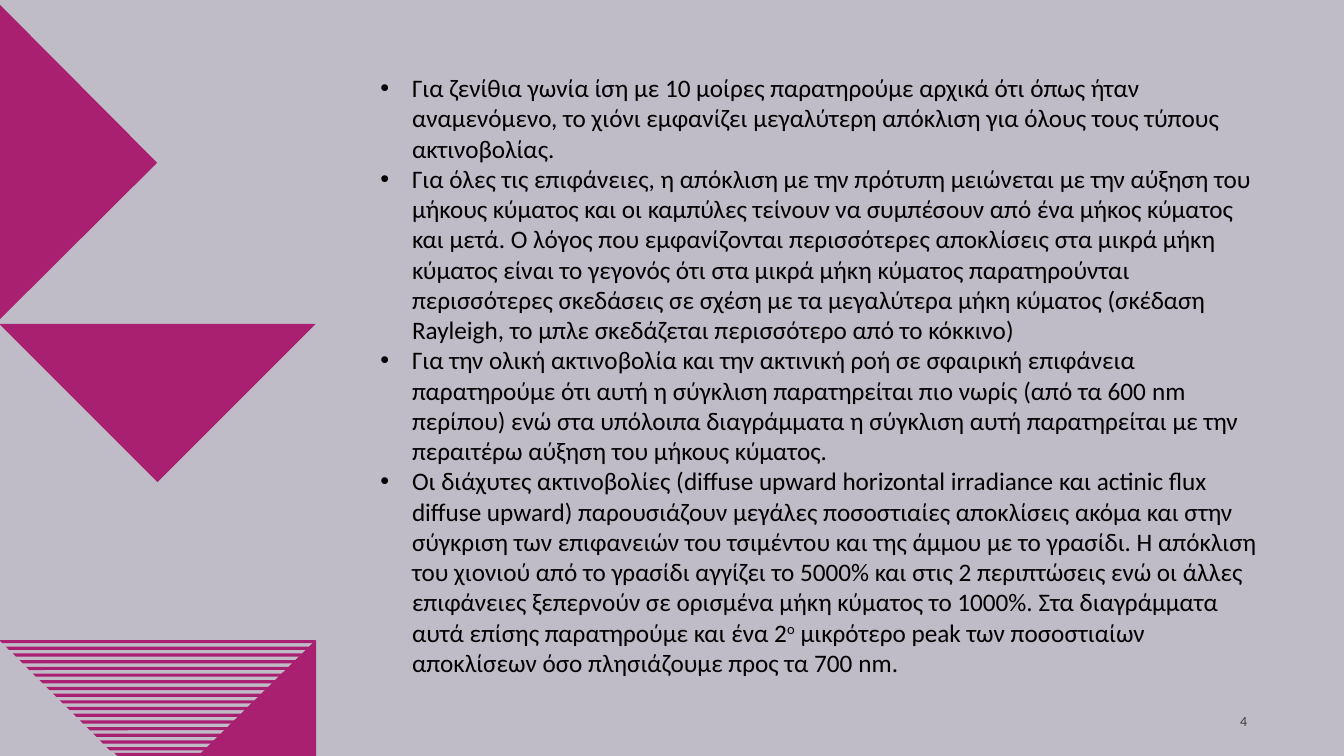
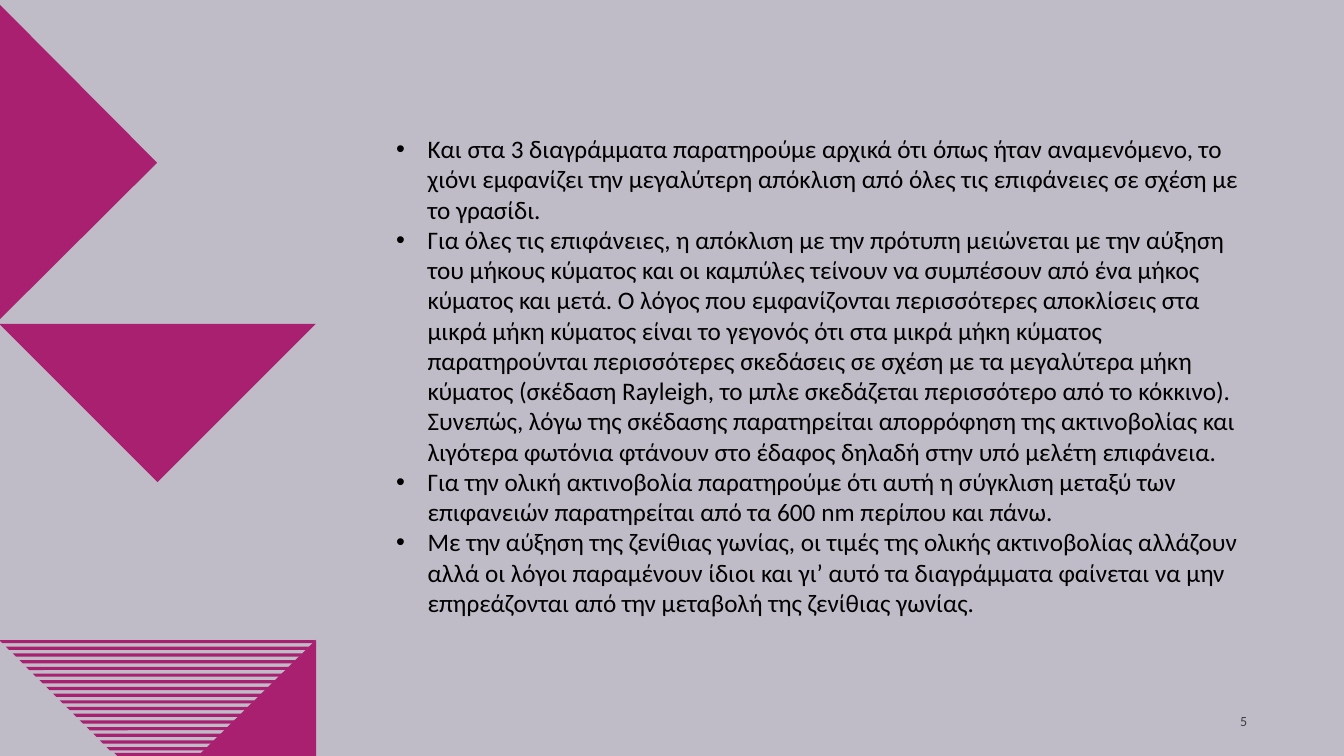
Before and after one commit to nadezsha/MSc---Applied-Meteorology-and-Environmental-Physics, a slide deck: slide 5 of Radiation and Atmosphere Interaction/Report 3/ΕργασίαΤρία.pptx (slide 4 before the commit). Drawn at 1344x756 pixels with LibreOffice and Linux fonts; fonts in the diff are those of the drawing; background and template pictures are left out. Boxes give left, top, right and bottom in pixels: in the first picture for what was removed or moved away, otherwise in the second. Text is boxed around its words. In the diff, an @@ line names an element or a change of style, - is before the commit and + after.

```diff
--- a/Radiation and Atmosphere Interaction/Report 3/ΕργασίαΤρία.pptx
+++ b/Radiation and Atmosphere Interaction/Report 3/ΕργασίαΤρία.pptx
@@ text at <box>428,140,1237,617</box>: text changed @@
-• Για ζενίθια γωνία ίση με 10 μοίρες παρατηρούμε αρχικά ότι όπως ήταν αναμενόμενο, το χιόνι εμφανίζει μεγαλύτερη απόκλιση για όλους τους τύπους ακτινοβολίας.
-• Για όλες τις επιφάνειες, η απόκλιση με την πρότυπη μειώνεται με την αύξηση του μήκους κύματος και οι καμπύλες τείνουν να συμπέσουν από ένα μήκος κύματος και μετά. Ο λόγος που εμφανίζονται περισσότερες αποκλίσεις στα μικρά μήκη κύματος είναι το γεγονός ότι στα μικρά μήκη κύματος παρατηρούνται περισσότερες σκεδάσεις σε σχέση με τα μεγαλύτερα μήκη κύματος (σκέδαση Rayleigh, το μπλε σκεδάζεται περισσότερο από το κόκκινο)
-• Για την ολική ακτινοβολία και την ακτινική ροή σε σφαιρική επιφάνεια παρατηρούμε ότι αυτή η σύγκλιση παρατηρείται πιο νωρίς (από τα 600 nm περίπου) ενώ στα υπόλοιπα διαγράμματα η σύγκλιση αυτή παρατηρείται με την περαιτέρω αύξηση του μήκους κύματος.
-• Οι διάχυτες ακτινοβολίες (diffuse upward horizontal irradiance και actinic flux diffuse upward) παρουσιάζουν μεγάλες ποσοστιαίες αποκλίσεις ακόμα και στην σύγκριση των επιφανειών του τσιμέντου και της άμμου με το γρασίδι. Η απόκλιση του χιονιού από το γρασίδι αγγίζει το 5000% και στις 2 περιπτώσεις ενώ οι άλλες επιφάνειες ξεπερνούν σε ορισμένα μήκη κύματος το 1000%. Στα διαγράμματα αυτά επίσης παρατηρούμε και ένα 2ο μικρότερο peak των ποσοστιαίων αποκλίσεων όσο πλησιάζουμε προς τα 700 nm.
+• Και στα 3 διαγράμματα παρατηρούμε αρχικά ότι όπως ήταν αναμενόμενο, το χιόνι εμφανίζει την μεγαλύτερη απόκλιση από όλες τις επιφάνειες σε σχέση με το γρασίδι.
+• Για όλες τις επιφάνειες, η απόκλιση με την πρότυπη μειώνεται με την αύξηση του μήκους κύματος και οι καμπύλες τείνουν να συμπέσουν από ένα μήκος κύματος και μετά. Ο λόγος που εμφανίζονται περισσότερες αποκλίσεις στα μικρά μήκη κύματος είναι το γεγονός ότι στα μικρά μήκη κύματος παρατηρούνται περισσότερες σκεδάσεις σε σχέση με τα μεγαλύτερα μήκη κύματος (σκέδαση Rayleigh, το μπλε σκεδάζεται περισσότερο από το κόκκινο). Συνεπώς, λόγω της σκέδασης παρατηρείται απορρόφηση της ακτινοβολίας και λιγότερα φωτόνια φτάνουν στο έδαφος δηλαδή στην υπό μελέτη επιφάνεια.
+• Για την ολική ακτινοβολία παρατηρούμε ότι αυτή η σύγκλιση μεταξύ των επιφανειών παρατηρείται από τα 600 nm περίπου και πάνω.
+• Με την αύξηση της ζενίθιας γωνίας, οι τιμές της ολικής ακτινοβολίας αλλάζουν αλλά οι λόγοι παραμένουν ίδιοι και γι’ αυτό τα διαγράμματα φαίνεται να μην επηρεάζονται από την μεταβολή της ζενίθιας γωνίας.
@@ page number at <box>1240,717,1247,726</box>: text changed @@
-4
+5
```
Also in this commit, not shown: 2 other slides changed, 11 slides added, 5 slides removed.
